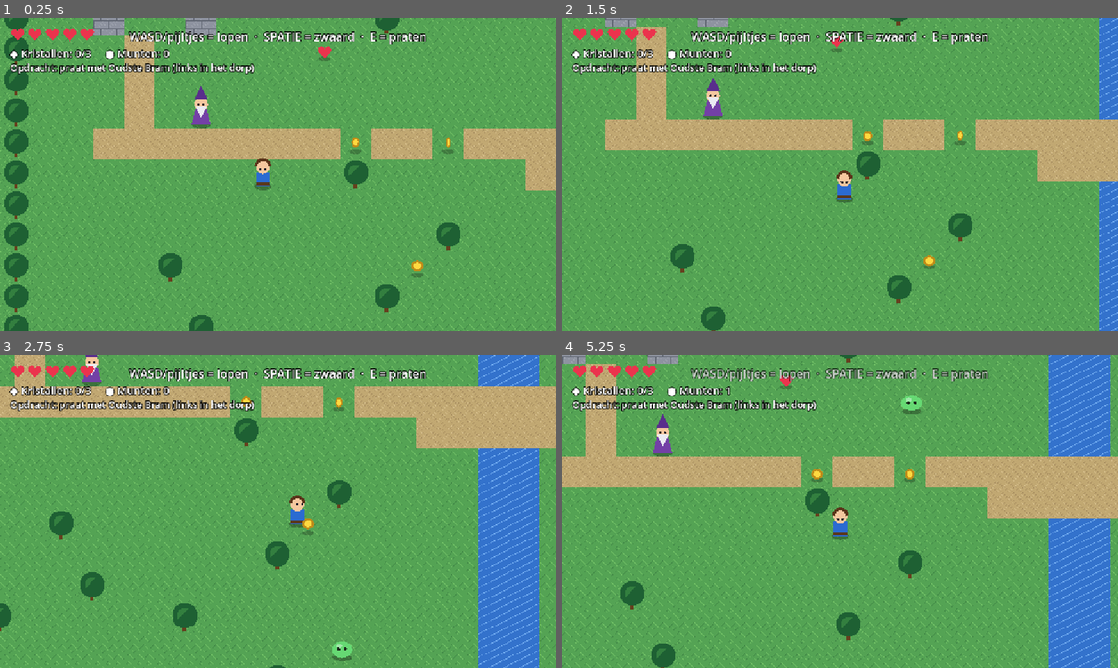
Above: before the commit, frames 1-4 (two rows, left to right).
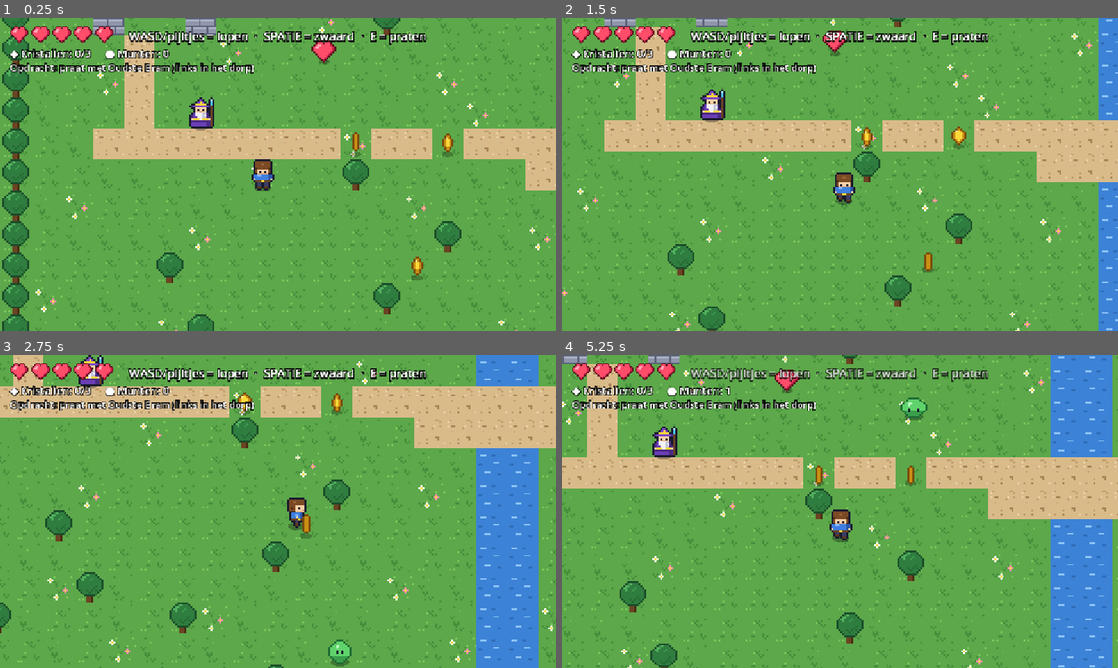
Above: after the commit, the same moments.

Repository: sjorswakka-sketch/bluemap
Game: Godot game, scene res://scenes/main.tscn
The game is run twice, just before and just after one commit, with the same random seed, the same clock (stepped at 60 frames per second) and the same inputs.
Inputs:
- Up to frame 1 (0.25 s): no input
- Up to frame 2 (1.5 s): hold D (move_right) 0.53-1.28 s; hold Space (attack) 0.53-1.28 s; hold S (move_down) from 1.28 s (still down); tap E (interact) at 1.35 s
- Up to frame 3 (2.75 s): release S (move_down) at 2.03 s; hold D (move_right) from 2.03 s (still down); hold Space (attack) from 2.03 s (still down)
- Up to frame 4 (5.25 s): release D (move_right) at 2.78 s; release Space (attack) at 2.78 s; hold W (move_up) 2.78-3.53 s; tap E (interact) at 2.85, 4.35 s; hold Space (attack) 3.53-4.28 s; hold A (move_left) 3.53-5.03 s; hold S (move_down) from 5.03 s (still down); hold Space (attack) from 5.03 s (still down)

The runs differ from the first frame. In frame 1, 18% of the frame differs, in the area x 0-100%, y 0-100%; in frame 2, 17%; in frame 3, 17%; in frame 4, 17%.

Commit message:
Pixel art: eigen 16x16 sprites, loopanimaties en tegels uit PNG
- tools/make_art.py genereert alle plaatjes in assets/ (Pillow)
- Speler (4 richtingen, loopanimatie), slijm, tovenaar, munt, hartje en kristal als sprites
- Kaart gebruikt tiles.png met variatie in het gras; pixelscherp renderen
- scripts/art.gd laadt plaatjes, ook zonder voorafgaande import
- README bijgewerkt met de bestandsindeling zodat eigen art of gratis packs kunnen worden gebruikt
- ROADMAP.md toegevoegd

Co-Authored-By: Claude Sonnet 5.5 <noreply@anthropic.com>
Claude-Session: https://claude.ai/code/session_01NJUFKLxNTr7VKNgY7Kz1rW

Diff:
--- a/project.godot
+++ b/project.godot
@@ -60,5 +60,7 @@
 [rendering]
 
 textures/canvas_textures/default_texture_filter=0
+2d/snap/snap_2d_transforms_to_pixel=true
+2d/snap/snap_2d_vertices_to_pixel=true
 renderer/rendering_method="gl_compatibility"
 renderer/rendering_method.mobile="gl_compatibility"
--- /dev/null
+++ b/scripts/art.gd
@@ -0,0 +1,23 @@
+extends RefCounted
+## Laadt de pixel art uit assets/ (gemaakt met tools/make_art.py, maar je mag ze vervangen).
+
+static var _cache := {}
+
+
+static func tex(art_name: String) -> Texture2D:
+	if _cache.has(art_name):
+		return _cache[art_name]
+	var path := "res://assets/%s.png" % art_name
+	var texture: Texture2D = null
+	if ResourceLoader.exists(path):
+		texture = load(path)
+	if texture == null:
+		# Projecten die nog niet door Godot zijn geïmporteerd: lees het bestand gewoon rechtstreeks.
+		var img := Image.load_from_file(path)
+		if img != null:
+			texture = ImageTexture.create_from_image(img)
+	if texture == null:
+		push_error("Kan %s niet laden. Draai 'python3 tools/make_art.py' of open het project in de Godot-editor." % path)
+		texture = ImageTexture.create_from_image(Image.create_empty(16, 16, false, Image.FORMAT_RGBA8))
+	_cache[art_name] = texture
+	return texture
--- a/scripts/draw_util.gd
+++ b/scripts/draw_util.gd
@@ -1,19 +1,17 @@
 extends RefCounted
-## Kleine tekenhulpjes zodat we geen plaatjes nodig hebben voor het prototype.
+## Kleine tekenhulpjes.
 
 
-## Tekent een hartje met het midden op `center`. `size` is ongeveer de halve breedte.
-static func heart(canvas: CanvasItem, center: Vector2, size: float, color: Color) -> void:
-	var points := PackedVector2Array()
-	for i in 28:
-		var t := TAU * float(i) / 28.0
-		var x := 16.0 * pow(sin(t), 3.0)
-		var y := -(13.0 * cos(t) - 5.0 * cos(2.0 * t) - 2.0 * cos(3.0 * t) - cos(4.0 * t))
-		points.append(center + Vector2(x, y) * (size / 16.0))
-	canvas.draw_colored_polygon(points, color)
+## Tekent vakje (`col`, `row`) uit een spritesheet, met het midden op `center`.
+## Elk vakje is `cell` pixels groot en wordt `scale` keer vergroot (pixel art: 16x16 -> 32x32).
+static func sprite(canvas: CanvasItem, texture: Texture2D, col: int, row: int,
+		center := Vector2.ZERO, cell := Vector2i(16, 16), scale := 2.0, tint := Color.WHITE) -> void:
+	var size := Vector2(cell) * scale
+	var source := Rect2(Vector2(col * cell.x, row * cell.y), Vector2(cell))
+	canvas.draw_texture_rect_region(texture, Rect2(center - size / 2.0, size), source, tint)
 
 
-## Gevulde ellips (gebruikt voor schaduwen en slijmen).
+## Gevulde ellips (gebruikt voor schaduwen).
 static func ellipse(canvas: CanvasItem, center: Vector2, radii: Vector2, color: Color) -> void:
 	var points := PackedVector2Array()
 	for i in 20:
--- a/scripts/enemy.gd
+++ b/scripts/enemy.gd
@@ -2,6 +2,7 @@
 ## Een slijm: dwaalt rond, jaagt op de speler als die dichtbij komt en laat munten vallen.
 
 const DrawUtil := preload("res://scripts/draw_util.gd")
+const Art := preload("res://scripts/art.gd")
 
 const WANDER_SPEED := 35.0
 const CHASE_SPEED := 62.0
@@ -27,8 +28,9 @@
 
 	var shape := CollisionShape2D.new()
 	var circle := CircleShape2D.new()
-	circle.radius = 8.0
+	circle.radius = 7.0
 	shape.shape = circle
+	shape.position = Vector2(0, 8) # botsing onderin
 	add_child(shape)
 
 
@@ -84,14 +86,9 @@
 
 
 func _draw() -> void:
-	var squash := sin(anim) * 1.5
-	DrawUtil.ellipse(self, Vector2(0, 9), Vector2(10, 3.5), Color(0, 0, 0, 0.3))
-	var body_color := Color(0.4, 0.85, 0.45) if flash <= 0.0 else Color(1, 1, 1)
-	DrawUtil.ellipse(self, Vector2(0, 1.0 - squash * 0.5), Vector2(10 + squash, 9 - squash), body_color)
-	DrawUtil.ellipse(self, Vector2(-3, -3), Vector2(3, 2), Color(1, 1, 1, 0.4))
-	draw_circle(Vector2(-3.5, 0), 1.6, Color(0.1, 0.15, 0.1))
-	draw_circle(Vector2(3.5, 0), 1.6, Color(0.1, 0.15, 0.1))
-	# Boze wenkbrauwen als de slijm de speler ziet.
-	if player and player.global_position.distance_to(global_position) < SIGHT:
-		draw_line(Vector2(-6, -3), Vector2(-2, -1.5), Color(0.1, 0.15, 0.1), 1.5)
-		draw_line(Vector2(6, -3), Vector2(2, -1.5), Color(0.1, 0.15, 0.1), 1.5)
+	DrawUtil.ellipse(self, Vector2(0, 14), Vector2(10, 3.5), Color(0, 0, 0, 0.3))
+	var chasing := player != null and player.global_position.distance_to(global_position) < SIGHT
+	# slime.png: kolom 0-1 = rustig (twee frames), kolom 2-3 = boos.
+	var column := int(anim * 0.6) % 2 + (2 if chasing else 0)
+	var tint := Color(3, 3, 3) if flash > 0.0 else Color.WHITE # wit oplichten bij een klap
+	DrawUtil.sprite(self, Art.tex("slime"), column, 0, Vector2.ZERO, Vector2i(16, 16), 2.0, tint)
--- a/scripts/hud.gd
+++ b/scripts/hud.gd
@@ -1,7 +1,7 @@
 extends CanvasLayer
 ## Alles wat bovenop het spel getekend wordt: hartjes, tellers, dialoog en eindschermen.
 
-const DrawUtil := preload("res://scripts/draw_util.gd")
+const Art := preload("res://scripts/art.gd")
 
 var hearts: Control
 var items_label: Label
@@ -124,12 +124,12 @@
 
 
 func _draw_hearts() -> void:
+	# ui_heart.png: vakje 0 = vol hartje, vakje 1 = leeg hartje (13x12 pixels, hier 3x vergroot).
+	var cell := Vector2(13, 12)
 	for i in GameState.MAX_HP:
-		var center := Vector2(16 + i * 36, 16)
-		if i < GameState.hp:
-			DrawUtil.heart(hearts, center, 14.0, Color(0.92, 0.2, 0.3))
-		else:
-			DrawUtil.heart(hearts, center, 14.0, Color(0.2, 0.2, 0.25, 0.8))
+		var frame := 0 if i < GameState.hp else 1
+		hearts.draw_texture_rect_region(Art.tex("ui_heart"), Rect2(Vector2(i * 44, 0), cell * 3.0),
+			Rect2(Vector2(frame * cell.x, 0), cell))
 
 
 func _refresh_labels() -> void:
--- a/scripts/main.gd
+++ b/scripts/main.gd
@@ -12,10 +12,13 @@
 const NpcScript := preload("res://scripts/npc.gd")
 const PickupScript := preload("res://scripts/pickup.gd")
 const HudScript := preload("res://scripts/hud.gd")
+const Art := preload("res://scripts/art.gd")
 
-const TILE := 32
+const TILE := 32 # grootte van een tegel in de spelwereld
+const ART_TILE := 16 # pixels per tegel in assets/tiles.png (wordt 2x vergroot getoond)
 
-enum Tile { GRASS, TREE, WATER, PATH, STONE }
+## Volgorde = volgorde in assets/tiles.png, van links naar rechts.
+enum Tile { GRASS, TREE, WATER, PATH, STONE, GRASS_FLOWERS, GRASS_TUFTS }
 const SOLID_TILES := [Tile.TREE, Tile.WATER, Tile.STONE]
 
 const MAP := [
@@ -106,15 +109,15 @@
 
 func _build_tiles() -> void:
 	var tile_set := TileSet.new()
-	tile_set.tile_size = Vector2i(TILE, TILE)
+	tile_set.tile_size = Vector2i(ART_TILE, ART_TILE)
 	tile_set.add_physics_layer()
 
 	var source := TileSetAtlasSource.new()
-	source.texture = _make_atlas()
-	source.texture_region_size = Vector2i(TILE, TILE)
+	source.texture = Art.tex("tiles")
+	source.texture_region_size = Vector2i(ART_TILE, ART_TILE)
 	tile_set.add_source(source, 0)
 
-	var half := TILE / 2.0
+	var half := ART_TILE / 2.0
 	var square := PackedVector2Array([
 		Vector2(-half, -half), Vector2(half, -half), Vector2(half, half), Vector2(-half, half)])
 	for tile in Tile.values():
@@ -126,14 +129,15 @@
 
 	var layer := TileMapLayer.new()
 	layer.tile_set = tile_set
+	layer.scale = Vector2.ONE * (float(TILE) / ART_TILE)
 	add_child(layer)
 	for y in MAP.size():
 		var row: String = MAP[y]
 		for x in row.length():
-			layer.set_cell(Vector2i(x, y), 0, Vector2i(_tile_for(row[x]), 0))
+			layer.set_cell(Vector2i(x, y), 0, Vector2i(_tile_for(row[x], x, y), 0))
 
 
-func _tile_for(c: String) -> int:
+func _tile_for(c: String, x: int, y: int) -> int:
 	match c:
 		"#":
 			return Tile.TREE
@@ -144,65 +148,10 @@
 		"W":
 			return Tile.STONE
 		_:
+			# Een beetje afwisseling in het gras, altijd op dezelfde plekken.
+			var h := (x * 7 + y * 13 + x * y) % 11
+			if h < 1:
+				return Tile.GRASS_FLOWERS
+			if h < 5:
+				return Tile.GRASS_TUFTS
 			return Tile.GRASS
-
-
-## Maakt de tegelplaatjes tijdens het opstarten. Vervang later door echte pixel art:
-## geef de TileSet dan gewoon een eigen PNG met dezelfde volgorde (gras, boom, water, pad, steen).
-func _make_atlas() -> ImageTexture:
-	var count := Tile.values().size()
-	var img := Image.create_empty(TILE * count, TILE, false, Image.FORMAT_RGBA8)
-	for tile in count:
-		for y in TILE:
-			for x in TILE:
-				img.set_pixel(tile * TILE + x, y, _pixel(tile, x, y))
-	return ImageTexture.create_from_image(img)
-
-
-func _noise(tile: int, x: int, y: int) -> float:
-	var h := (x * 73856093) ^ (y * 19349663) ^ (tile * 83492791)
-	return float(h & 0xff) / 255.0
-
-
-func _pixel(tile: int, x: int, y: int) -> Color:
-	var n := _noise(tile, x, y)
-	var grass := Color(0.33, 0.64, 0.33)
-	if n > 0.94:
-		grass = Color(0.45, 0.76, 0.4)
-	elif n < 0.05:
-		grass = Color(0.26, 0.54, 0.28)
-
-	match tile:
-		Tile.GRASS:
-			return grass
-		Tile.TREE:
-			var d := Vector2(x, y).distance_to(Vector2(16, 13))
-			if d < 13.0:
-				var canopy := Color(0.12, 0.38, 0.2)
-				if d < 8.0 and x + y < 26:
-					canopy = Color(0.2, 0.5, 0.25)
-				return canopy
-			if x >= 14 and x <= 17 and y >= 22 and y <= 29:
-				return Color(0.4, 0.25, 0.12)
-			return grass
-		Tile.WATER:
-			var water := Color(0.2, 0.45, 0.8)
-			if (y + x / 2) % 8 == 0 and n > 0.2:
-				water = Color(0.45, 0.68, 0.95)
-			return water
-		Tile.PATH:
-			var sand := Color(0.76, 0.66, 0.45)
-			if n > 0.9:
-				sand = Color(0.66, 0.56, 0.38)
-			elif n < 0.06:
-				sand = Color(0.84, 0.75, 0.55)
-			return sand
-		Tile.STONE:
-			var stone := Color(0.56, 0.58, 0.63)
-			var row_offset := 8 if (y / 8) % 2 == 1 else 0
-			if y % 8 == 0 or (x + row_offset) % 16 == 0:
-				stone = Color(0.38, 0.4, 0.45)
-			elif n > 0.92:
-				stone = Color(0.64, 0.66, 0.7)
-			return stone
-	return Color.MAGENTA
--- a/scripts/npc.gd
+++ b/scripts/npc.gd
@@ -2,6 +2,7 @@
 ## Oudste Bram: geeft de opdracht en neemt de kristallen in ontvangst.
 
 const DrawUtil := preload("res://scripts/draw_util.gd")
+const Art := preload("res://scripts/art.gd")
 
 const NPC_NAME := "Oudste Bram"
 
@@ -15,8 +16,9 @@
 
 	var shape := CollisionShape2D.new()
 	var rect := RectangleShape2D.new()
-	rect.size = Vector2(14, 14)
+	rect.size = Vector2(14, 10)
 	shape.shape = rect
+	shape.position = Vector2(0, 8) # botsing onderin
 	add_child(shape)
 
 
@@ -59,25 +61,12 @@
 
 
 func _draw() -> void:
-	DrawUtil.ellipse(self, Vector2(0, 12), Vector2(10, 4), Color(0, 0, 0, 0.3))
-	# Paarse mantel, wit hoofd met baard.
-	draw_colored_polygon(
-		PackedVector2Array([Vector2(-6, -4), Vector2(6, -4), Vector2(10, 12), Vector2(-10, 12)]),
-		Color(0.45, 0.25, 0.65))
-	draw_circle(Vector2(0, -9), 7.0, Color(0.96, 0.78, 0.62))
-	draw_colored_polygon(
-		PackedVector2Array([Vector2(-6, -7), Vector2(6, -7), Vector2(0, 5)]),
-		Color(0.92, 0.92, 0.95))
-	draw_circle(Vector2(-2.5, -9), 1.1, Color(0.1, 0.1, 0.15))
-	draw_circle(Vector2(2.5, -9), 1.1, Color(0.1, 0.1, 0.15))
-	# Puntmuts.
-	draw_colored_polygon(
-		PackedVector2Array([Vector2(-7, -14), Vector2(7, -14), Vector2(0, -28)]),
-		Color(0.35, 0.18, 0.55))
+	DrawUtil.ellipse(self, Vector2(0, 14), Vector2(10, 4), Color(0, 0, 0, 0.3))
+	DrawUtil.sprite(self, Art.tex("npc"), 0, 0)
 
 	# Ropje om te laten zien dat je kunt praten.
 	if player and not GameState.dialogue_open and not GameState.ended \
 			and player.global_position.distance_to(global_position) < 44.0:
 		var bob := sin(t * 5.0) * 2.0
-		draw_rect(Rect2(-8, -46 + bob, 16, 14), Color(0, 0, 0, 0.75))
-		draw_string(ThemeDB.fallback_font, Vector2(-4, -35 + bob), "E", HORIZONTAL_ALIGNMENT_LEFT, -1, 12, Color.WHITE)
+		draw_rect(Rect2(-8, -34 + bob, 16, 14), Color(0, 0, 0, 0.75))
+		draw_string(ThemeDB.fallback_font, Vector2(-4, -23 + bob), "E", HORIZONTAL_ALIGNMENT_LEFT, -1, 12, Color.WHITE)
--- a/scripts/pickup.gd
+++ b/scripts/pickup.gd
@@ -2,6 +2,7 @@
 ## Een voorwerp op de grond: munt, hartje of blauw kristal.
 
 const DrawUtil := preload("res://scripts/draw_util.gd")
+const Art := preload("res://scripts/art.gd")
 
 const PICKUP_RANGE := 16.0
 
@@ -38,21 +39,13 @@
 
 
 func _draw() -> void:
-	var bob := sin(t) * 2.0
-	DrawUtil.ellipse(self, Vector2(0, 8), Vector2(6, 2.5), Color(0, 0, 0, 0.25))
+	var bob := Vector2(0, sin(t) * 2.0)
+	DrawUtil.ellipse(self, Vector2(0, 11), Vector2(6, 2.5), Color(0, 0, 0, 0.25))
 	match kind:
 		"coin":
-			var squeeze := absf(cos(t * 0.8))
-			DrawUtil.ellipse(self, Vector2(0, bob), Vector2(5.5 * squeeze + 1.0, 5.5), Color(0.75, 0.55, 0.1))
-			DrawUtil.ellipse(self, Vector2(0, bob), Vector2(3.5 * squeeze + 0.5, 3.5), Color(1.0, 0.85, 0.25))
+			DrawUtil.sprite(self, Art.tex("coin"), int(t * 1.3) % 4, 0, bob)
 		"heart":
-			DrawUtil.heart(self, Vector2(0, bob), 7.0, Color(0.92, 0.2, 0.3))
+			DrawUtil.sprite(self, Art.tex("heart"), 0, 0, bob)
 		"crystal":
-			draw_circle(Vector2(0, bob), 11.0 + sin(t * 2.0) * 1.5, Color(0.3, 0.7, 1.0, 0.18))
-			var top := Vector2(0, -10 + bob)
-			var right := Vector2(6, -1 + bob)
-			var bottom := Vector2(0, 9 + bob)
-			var left := Vector2(-6, -1 + bob)
-			draw_colored_polygon(PackedVector2Array([top, right, bottom, left]), Color(0.3, 0.72, 1.0))
-			draw_colored_polygon(PackedVector2Array([top, right, Vector2(0, -1 + bob)]), Color(0.7, 0.92, 1.0))
-			draw_colored_polygon(PackedVector2Array([bottom, left, Vector2(0, -1 + bob)]), Color(0.15, 0.5, 0.85))
+			draw_circle(bob, 13.0 + sin(t * 2.0) * 1.5, Color(0.3, 0.7, 1.0, 0.18))
+			DrawUtil.sprite(self, Art.tex("crystal"), int(t * 0.7) % 2, 0, bob)
--- a/scripts/player.gd
+++ b/scripts/player.gd
@@ -2,6 +2,7 @@
 ## De speler: lopen (WASD/pijltjes), zwaard (spatie/J) en praten (E/Enter).
 
 const DrawUtil := preload("res://scripts/draw_util.gd")
+const Art := preload("res://scripts/art.gd")
 
 const SPEED := 110.0
 const ATTACK_TIME := 0.18
@@ -15,6 +16,8 @@
 var cooldown := 0.0
 var invuln := 0.0
 var knockback := Vector2.ZERO
+var walk_time := 0.0
+var moving := false
 var camera: Camera2D
 
 
@@ -26,8 +29,9 @@
 
 	var shape := CollisionShape2D.new()
 	var circle := CircleShape2D.new()
-	circle.radius = 8.0
+	circle.radius = 7.0
 	shape.shape = circle
+	shape.position = Vector2(0, 8) # botsing bij de voeten
 	add_child(shape)
 
 	camera = Camera2D.new()
@@ -40,8 +44,10 @@
 	var dir := Vector2.ZERO
 	if not GameState.dialogue_open and not GameState.ended:
 		dir = Input.get_vector("move_left", "move_right", "move_up", "move_down")
-	if dir != Vector2.ZERO:
+	moving = dir != Vector2.ZERO
+	if moving:
 		facing = dir.normalized()
+		walk_time += delta
 
 	velocity = dir * SPEED + knockback
 	knockback = knockback.move_toward(Vector2.ZERO, 900.0 * delta)
@@ -94,20 +100,21 @@
 	knockback = (global_position - from_pos).normalized() * 260.0
 
 
+## Rij in player.png: 0 = naar beneden, 1 = omhoog, 2 = rechts, 3 = links.
+func _direction_row() -> int:
+	if absf(facing.y) > absf(facing.x):
+		return 0 if facing.y > 0.0 else 1
+	return 2 if facing.x > 0.0 else 3
+
+
 func _draw() -> void:
 	# Knipperen als we net geraakt zijn.
 	if invuln > 0.0 and int(invuln * 12.0) % 2 == 0:
 		return
-	DrawUtil.ellipse(self, Vector2(0, 12), Vector2(9, 4), Color(0, 0, 0, 0.3))
-	# Lijf (blauwe tuniek) en hoofd.
-	draw_rect(Rect2(-7, -3, 14, 15), Color(0.17, 0.42, 0.82))
-	draw_rect(Rect2(-7, 8, 14, 3), Color(0.35, 0.22, 0.12))
-	draw_circle(Vector2(0, -8), 7.0, Color(0.96, 0.78, 0.62))
-	draw_arc(Vector2(0, -9), 7.0, PI, TAU, 12, Color(0.35, 0.2, 0.1), 3.0)
-	# Ogen kijken in de looprichting.
-	var eye_offset := facing * 2.5
-	draw_circle(Vector2(-2.5, -8) + eye_offset, 1.2, Color(0.1, 0.1, 0.15))
-	draw_circle(Vector2(2.5, -8) + eye_offset, 1.2, Color(0.1, 0.1, 0.15))
+	DrawUtil.ellipse(self, Vector2(0, 14), Vector2(9, 3.5), Color(0, 0, 0, 0.3))
+	# Kolom 0 = stilstaan, kolom 1 en 2 = om en om een stap.
+	var column := 1 + int(walk_time * 9.0) % 2 if moving else 0
+	DrawUtil.sprite(self, Art.tex("player"), column, _direction_row())
 	# Zwaardzwaai.
 	if attack_timer > 0.0:
 		var progress := 1.0 - attack_timer / ATTACK_TIME
Binary file added: assets/coin.png
Not shown, added: assets/coin.png.import
Binary file added: assets/crystal.png
Not shown, added: assets/crystal.png.import
Binary file added: assets/heart.png
Not shown, added: assets/heart.png.import
Binary file added: assets/npc.png
Not shown, added: assets/npc.png.import
Binary file added: assets/player.png
Not shown, added: assets/player.png.import
Binary file added: assets/slime.png
Not shown, added: assets/slime.png.import
(and 9 more such lines)
